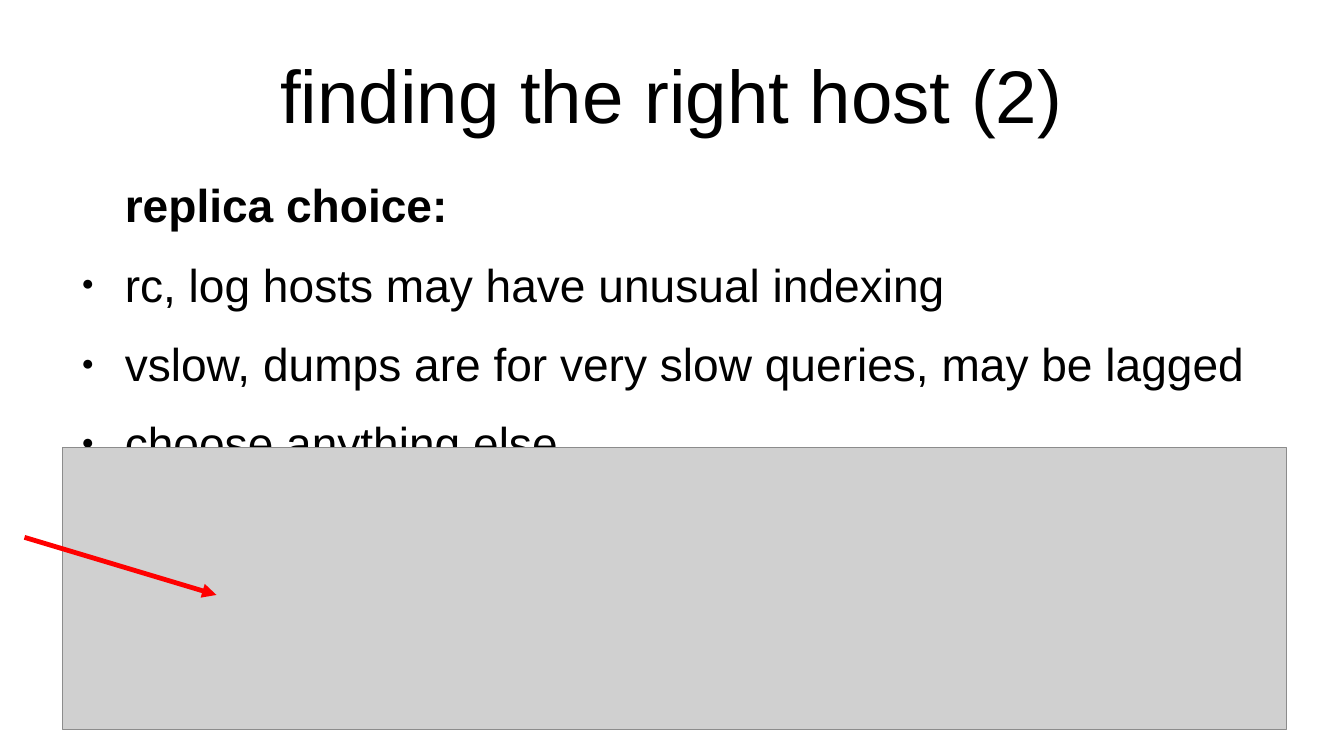
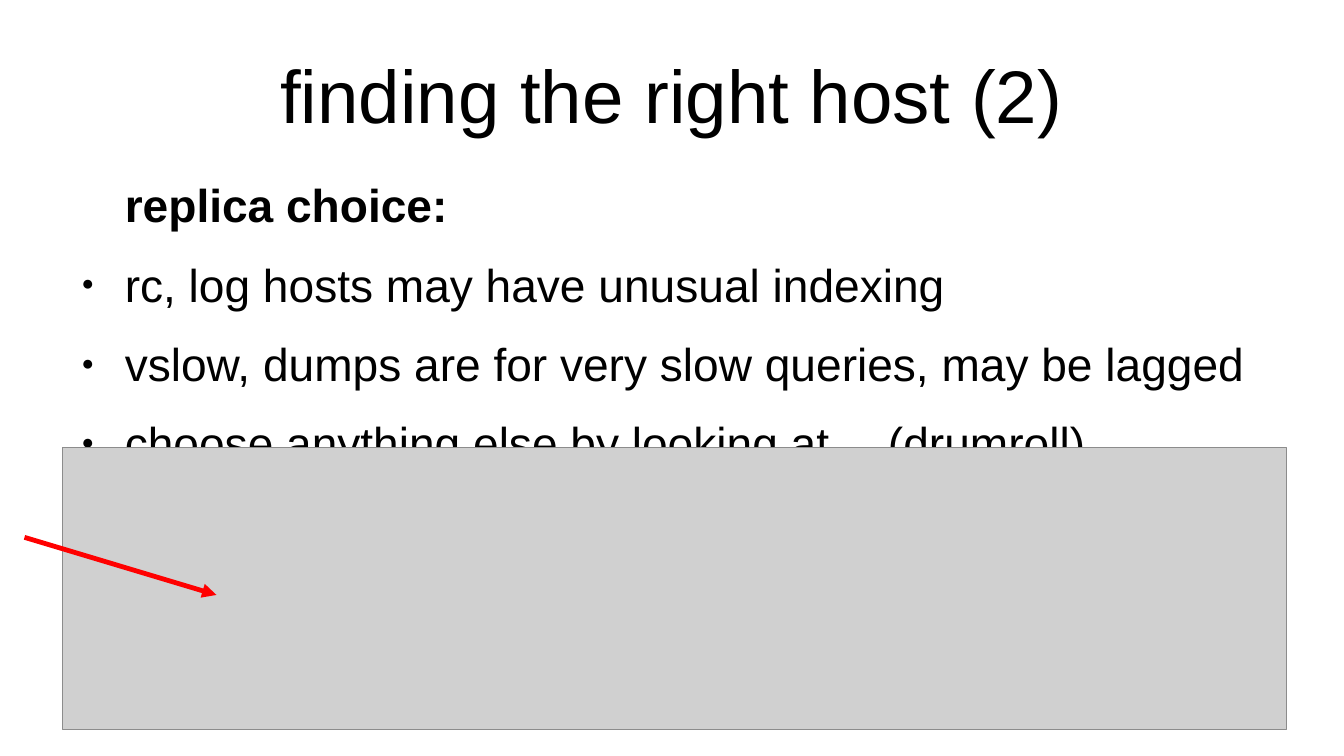
Before and after one commit to apergos/wikitalks, a slide deck: slide 18 of wmf-mw-db-servers.odp (slide 17 before the commit). Drawn at 1344x756 pixels with LibreOffice and Linux fonts; fonts in the diff are those of the drawing; grey boxes stand for pictures. Boxes give left, top, right and bottom in pixels: in the first picture for what was removed or moved away, otherwise in the second. Text is boxed around its words. In the diff, an @@ line names an element or a change of style, - is before the commit and + after.

```diff
--- a/wmf-mw-db-servers.odp
+++ b/wmf-mw-db-servers.odp
@@ text at [125, 424, 1085, 448]: text changed @@
-● choose anything else
+● choose anything else by looking at… (drumroll)
```
Also in this commit, not shown: 3 other slides changed, 1 slide added.
